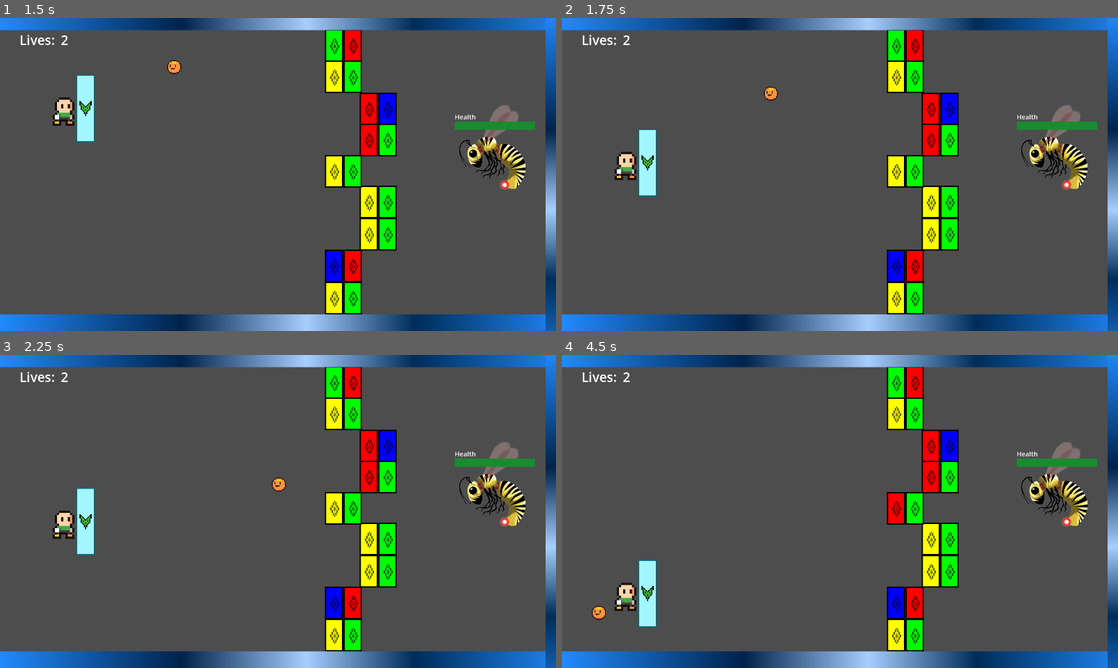
Above: before the commit, frames 1-4 (two rows, left to right).
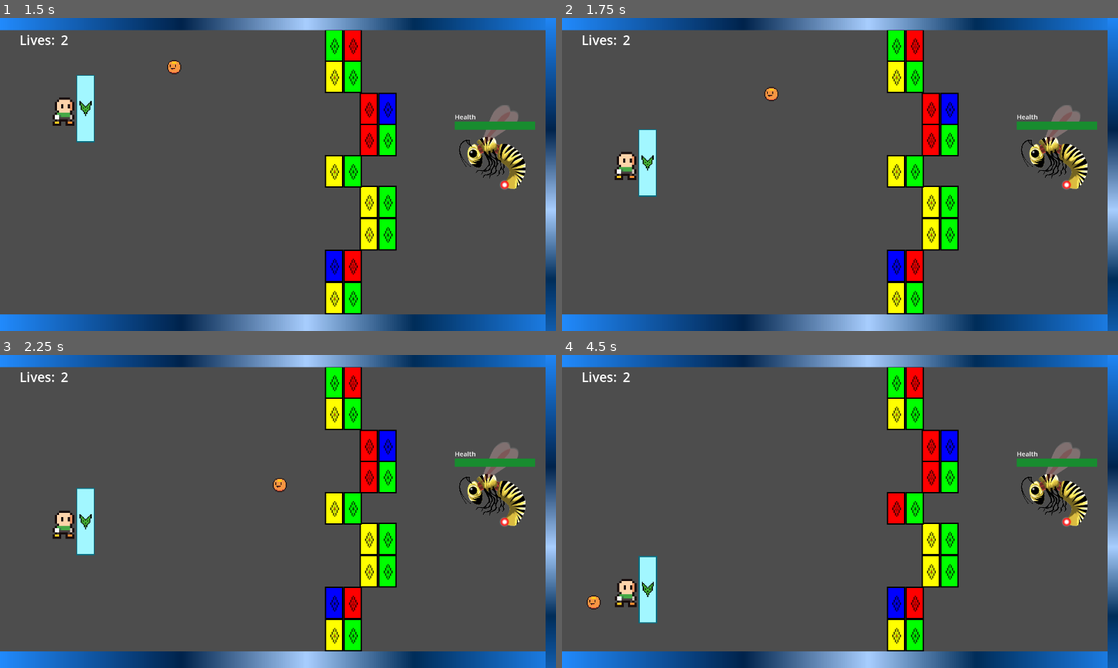
Above: after the commit, the same moments.

Repository: PoweredDevState/MindOverClutter
Game: Godot game, scene res://Scenes/Levels/level_2.tscn
Same seed, same stepped clock (60 frames per second), same inputs: the game is played once before the commit and once after it. This scene is started directly instead of the project's main scene. Sound files missing from this copy of the repository are replaced by a short silence.
Inputs:
- Up to frame 1 (1.5 s): hold W (move_up) 0.53-1.28 s; hold S (move_down) from 1.28 s (still down)
- Up to frame 2 (1.75 s): keep holding S (move_down)
- Up to frame 3 (2.25 s): release S (move_down) at 2.03 s; hold W (move_up) from 2.03 s (still down)
- Up to frame 4 (4.5 s): release W (move_up) at 3.53 s; hold S (move_down) from 3.53 s (still down)

Frame 1 is identical in both runs. In frame 2, less than 0.1% of the frame differs, in the area x 36-39%, y 22-27%; in frame 3, less than 0.1%; in frame 4, 0.7%, in the area x 4-18%, y 64-87%.

Commit message:
Adding Comments

Diff:
--- a/Resources/Enemy Resources/enemy_resource.gd
+++ b/Resources/Enemy Resources/enemy_resource.gd
@@ -1,6 +1,7 @@
 extends Resource
 class_name EnemyResource
 
+#This resource script is for each different enemy type in the game
 @export var sprite : Texture
 @export var attackScene : PackedScene
 @export var maxHealth : int
--- a/Resources/Music Resources/music_resource.gd
+++ b/Resources/Music Resources/music_resource.gd
@@ -1,6 +1,14 @@
 extends Resource
 class_name MusicResource
 
+
+#This resource script is for each different music type in the game
+#This resource also contains a enum type of each music piece
+#to easily verify the music type for the music manager
+
+#SoundResource script based on Aarimous' AudioManager project
+#Video Link: https://www.youtube.com/watch?v=Egf2jgET3nQ&list=PLPa54potuqXIjxpqrhlXBvJYa7Vu2p_x_&index=5
+#GitHub Link: https://github.com/Aarimous/AudioManager
 enum MUSIC_TYPE {
 	MENU_MUSIC,
 	MAIN_MUSIC,
--- a/Resources/Sound Resources/sound_resource.gd
+++ b/Resources/Sound Resources/sound_resource.gd
@@ -1,5 +1,13 @@
 extends Resource
 class_name SoundResource
+
+#This resource script is for each different sound type in the game
+#This resource also contains a enum type of each sound
+#to easily verify the sound type for the sound manager
+
+#SoundResource script based on Aarimous' AudioManager project
+#Video Link: https://www.youtube.com/watch?v=Egf2jgET3nQ&list=PLPa54potuqXIjxpqrhlXBvJYa7Vu2p_x_&index=5
+#GitHub Link: https://github.com/Aarimous/AudioManager
 
 enum SOUND_TYPE {
 	ATTACK_HIT,
@@ -23,11 +31,15 @@
 @export_range(0, 10) var limit : int = 5
 var audioCount : int = 0
 
+#This function adds the amount of instances of the audio to itself
 func change_audio_count(amount: int) -> void:
 	audioCount = max(0, audioCount + amount)
 
+#This function checks if the audio instances have reached the limit
 func has_open_limit() -> bool:
 	return audioCount < limit
 
+#This function reduces the audio instances by 1
+#when the audio is finished
 func on_audio_finished() -> void:
 	change_audio_count(-1)
--- a/Scenes/ball.tscn
+++ b/Scenes/ball.tscn
@@ -11,7 +11,7 @@
 collision_mask = 31
 script = ExtResource("1_d5van")
 acceleration = 5.0
-wall_acceleration = 0.5
+wall_acceleration = 3.0
 
 [node name="Sprite2D" type="Sprite2D" parent="."]
 position = Vector2(-2, 0)
--- a/Scenes/enemy.tscn
+++ b/Scenes/enemy.tscn
@@ -39,7 +39,7 @@
 offset_bottom = 76.0
 script = ExtResource("3_5lt8s")
 
-[node name="ProgressBar" type="ProgressBar" parent="EnemyUI"]
+[node name="HealthBar" type="ProgressBar" parent="EnemyUI"]
 layout_mode = 0
 offset_top = 20.0
 offset_right = 185.0
--- a/Scripts/ball.gd
+++ b/Scripts/ball.gd
@@ -1,8 +1,10 @@
 extends CharacterBody2D
+#class_name Ball
 
 @export var speed := 400.0
 @export var acceleration := 20.0
 @export var wall_acceleration := 5.0
+
 
 var direction : Vector2
 
--- a/Scripts/ball_spawner.gd
+++ b/Scripts/ball_spawner.gd
@@ -6,6 +6,8 @@
 
 #This calls the function to spawn the first ball
 func _ready() -> void:
+	#This connects the GameManager zero balls signal
+	#to the zero balls function in the spawner script
 	GameManager.zero_balls_on_screen.connect(_on_game_manager_zero_balls_on_screen)
 
 	spawn_ball()
--- a/Scripts/enemy.gd
+++ b/Scripts/enemy.gd
@@ -84,6 +84,7 @@
 	currentHealth -= 1
 	change_health_percentage()
 
+	#Depending on the health, it plays a different sound
 	if currentHealth == 0:
 		SoundManager.create_pause_immune_sound_at_location(global_position, SoundResource.SOUND_TYPE.ENEMY_DEATH)
 		queue_free()
--- a/Scripts/enemy_ui.gd
+++ b/Scripts/enemy_ui.gd
@@ -1,15 +1,13 @@
 extends Control
 
-
-#@onready var gameManagerRef := GameManager
-
+@onready var healthBarRef := $HealthBar
 
 #This function is called when the signal inside of the enemy script is emitted.
 #It gets emitted when the current health is changed in the enemy script.
 #This function changes the value of the progress bar
 #	to the current health of the enemy
 func _on_enemy_health_changed(health_value: float) -> void:
-	$ProgressBar.value = health_value
+	healthBarRef.value = health_value
 
-	if $ProgressBar.value <= 0:
+	if healthBarRef.value <= 0:
 		GameManager.check_for_more_levels()
